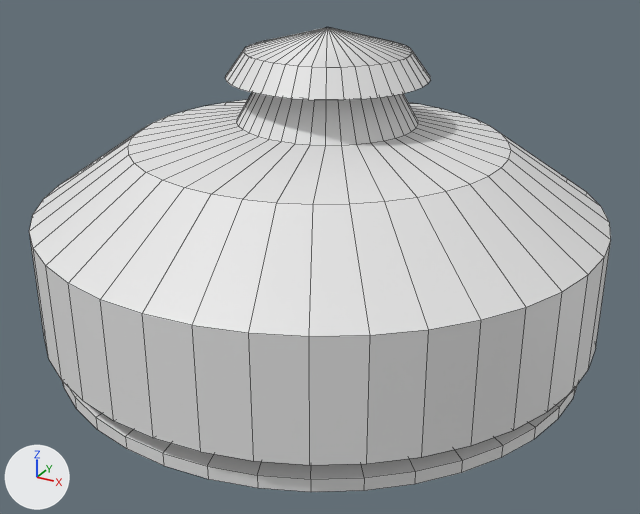
One commit to the FBX model Export Art/Motel/Props/ReceptionBell.fbx: the scene before it, then after it.
Both versions are drawn from a camera (50 mm lens) standing at (0.0747, -0.1354, 0.0826) and looking at (0.0025, -0.0042, 0.0169). The lights are fixed; the arrows at lower left show +X, +Y and +Z. The picture after the commit comes second. Mesh edges are drawn as thin lines. Where no turn or scale is listed for an object, it has been applied to the vertices. Vertices at exactly the same position are counted once.

In view in the first picture: 'Bell'.
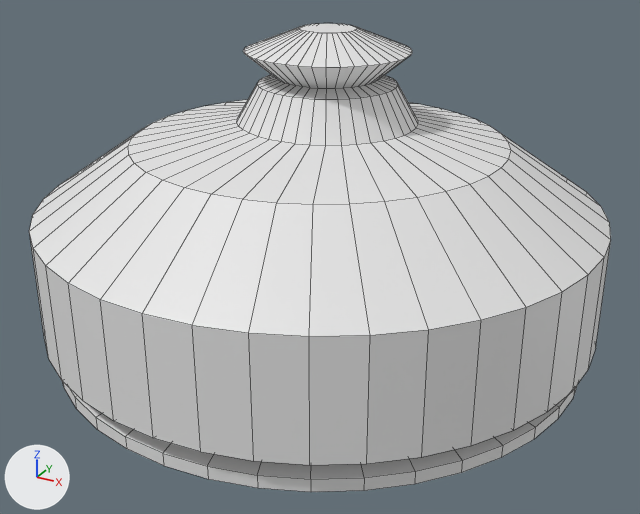
The change in detail:
me_cube_829 is used by ob_bell; location (0.0, 0.0, 0.0).
me_cube_829 had 526 vertices, 483 faces and spanned x -0.0519..0.0519, y -0.0509..0.0509, z -0.0012..0.0572.
me_cube_829 now has 484 vertices, 442 faces and spans x -0.0519..0.0519, y -0.0509..0.0509, z -0.0012..0.0572.
Part 1, on me_cube_829:
42 vertices are removed from x 0.0..0.0012, y 0.0014..0.0026, z 0.0572.
85 faces are deleted.
44 vertices move from x -0.0174..0.0187, y -0.0157..0.0198, z 0.049 to x -0.0044..0.0057, y -0.0029..0.007, z 0.0572.
44 new faces join them.

Boxes [x1, y1, x2, y2] around the edits, measured in the pictures (640 x 514 px; the box of a moved part takes in the faces that stretch with it):
'Bell', reshaped
    before: [29, 28, 611, 492]
    after: [29, 23, 611, 492]
part 1 of me_cube_829, moved or reshaped
    before: [225, 28, 431, 100]
    after: [243, 23, 412, 67]
